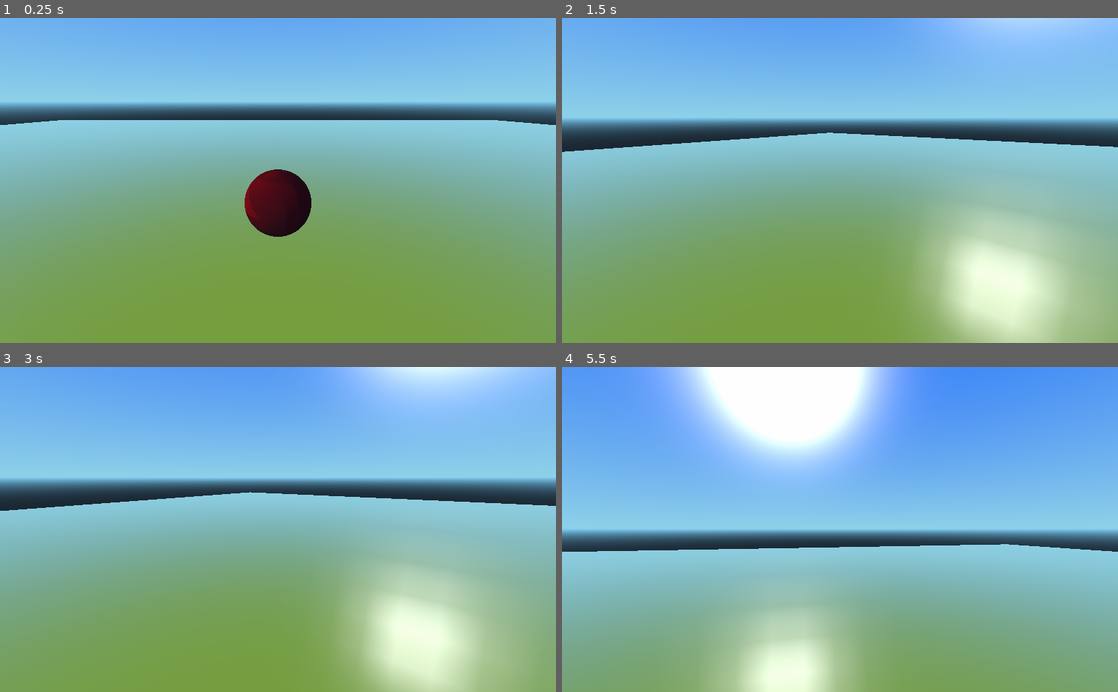
Above: before the commit, frames 1-4 (two rows, left to right).
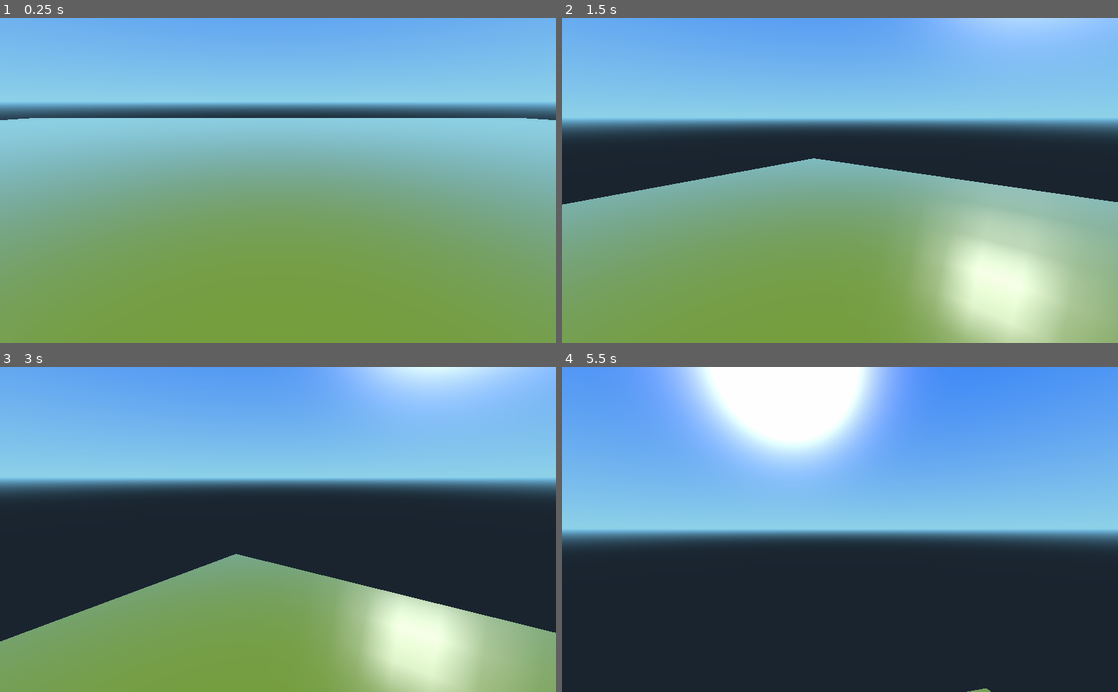
Above: after the commit, the same moments.

Repository: xavierbarbary/SlideShooterFps
Game: Godot game, scene res://Root.tscn
Same seed, same stepped clock (60 frames per second), same inputs: the game is played once before the commit and once after it. The engine's default icon, where the game draws it, is replaced by a stand-in: a white triangle on a blue panel in a dark square.
Inputs (mouse positions are in pixels of both pictures, inside the frame that each line leads up to):
- Up to frame 1 (0.25 s): no input
- Up to frame 2 (1.5 s): tap Enter at 0.5 s; move the mouse to (962, 164) at 0.52 s; hold Right (ui_right) 0.53-1.25 s; hold Space (ui_jump) 0.53-1.25 s; click (962, 164) at 0.67 s; drag from (728, 196) to (812, 245) at 1.27 s
- Up to frame 3 (3 s): move the mouse to (333, 458) at 2.02 s; hold Right (ui_right) 2.03-2.75 s; hold Space (ui_jump) 2.03-2.75 s; click (333, 458) at 2.17 s; drag from (250, 594) to (111, 480) at 2.77 s
- Up to frame 4 (5.5 s): tap Enter at 3.5 s; move the mouse to (1006, 578) at 3.52 s; hold Left (ui_left) 3.53-4.25 s; hold Space (ui_jump) 3.53-4.25 s; click (1006, 578) at 3.67 s; drag from (673, 480) to (756, 448) at 4.27 s; tap Space (ui_jump) at 5 s; move the mouse to (867, 529) at 5.02 s; hold Down (ui_down) from 5.03 s (still down); hold Space (ui_jump) from 5.03 s (still down); click (867, 529) at 5.17 s

The runs differ from the first frame. In frame 1, 2.7% of the frame differs, in the area x 0-100%, y 30-68%; in frame 2, 12%; in frame 3, 29%; in frame 4, 44%, in the area x 0-100%, y 54-100%.
Error before the commit: Invalid set index 'y' (on base: 'Nil') with value of type 'int'. (res://Ball.gd:35)

Commit message:
camera should follow mouse and mouse should be in capture mode

Diff:
--- a/Ball.gd
+++ b/Ball.gd
@@ -32,4 +32,4 @@
 	velocity = set_angular_velocity(velocity)
 
 	if Input.is_action_pressed("ui_jump"):
-		velocity.y = jumpHeight
+		set_axis_velocity(Vector3(0,jumpHeight,0))
--- a/Camera.gd
+++ b/Camera.gd
@@ -10,15 +10,18 @@
 func _ready():
 	# Called when the node is added to the scene for the first time.
 	# Initialization here
+	Input.set_mouse_mode(2)
 	set_current(true)
 	pass
 
+func _physics_process(delta):
+	var player = get_node("../Ball")
+	var cameraPos = player.get_translation()
+	cameraPos.y += 2
+	set_translation(cameraPos)
 
 func _input(event):
 	if event is InputEventMouseMotion:
 		yaw = fmod(yaw - event.relative.x * view_sensitivity, 360)
 		pitch = max(min(pitch - event.relative.y * view_sensitivity, 85), -85)
-		print(deg2rad(pitch))
-		print(deg2rad(yaw))
 		set_rotation(Vector3(deg2rad(pitch), deg2rad(yaw), 0))
-		# camera.set_rotation(Vector3(deg2rad(pitch), deg2rad(yaw), 0))
--- a/Root.tscn
+++ b/Root.tscn
@@ -2,8 +2,8 @@
 
 [ext_resource path="res://Root.gd" type="Script" id=1]
 [ext_resource path="res://Test Room.tscn" type="PackedScene" id=2]
-[ext_resource path="res://Ball.tscn" type="PackedScene" id=3]
-[ext_resource path="res://Camera.gd" type="Script" id=4]
+[ext_resource path="res://Camera.gd" type="Script" id=3]
+[ext_resource path="res://Ball.tscn" type="PackedScene" id=4]
 
 [node name="Root" type="Node" index="0"]
 
@@ -11,13 +11,9 @@
 
 [node name="Test Room" parent="." index="0" instance=ExtResource( 2 )]
 
-[node name="Ball" parent="." index="1" instance=ExtResource( 3 )]
+[node name="Camera" type="Camera" parent="." index="1"]
 
-transform = Transform( 0.999992, 0.00140233, -0.00367346, -0.00141528, 0.999993, -0.00352814, 0.0036685, 0.00353331, 0.999987, 0, 1.26972, 0 )
-
-[node name="Camera" type="Camera" parent="." index="2"]
-
-transform = Transform( -1.62921e-07, 0.319394, -0.947622, 0, 0.947622, 0.319394, 1, 5.20358e-08, -1.54387e-07, -6.42226, 3.90927, 0 )
+transform = Transform( -1.62981e-07, 0.319394, -0.947622, 0, 0.947622, 0.319394, 1, 5.02914e-08, -1.53435e-07, 0.00420699, 4.2697, 0.0105999 )
 keep_aspect = 1
 cull_mask = 1048575
 environment = null
@@ -30,5 +26,9 @@
 size = 1.0
 near = 0.05
 far = 100.0
-script = ExtResource( 4 )
+script = ExtResource( 3 )
 _sections_unfolded = [ "Transform" ]
+
+[node name="Ball" parent="." index="2" instance=ExtResource( 4 )]
+
+transform = Transform( 0.999992, 0.00140233, -0.00367346, -0.00141528, 0.999993, -0.00352814, 0.0036685, 0.00353331, 0.999987, 0, 1.26972, 0 )
Binary file removed: addons/godot-git-control.funabab/fonts/Arial.ttf
Binary file removed: addons/godot-git-control.funabab/fonts/font_awesome.otf
Binary file removed: addons/godot-git-control.funabab/fonts/octicons.ttf
Binary file removed: addons/godot-git-control.funabab/godot-git.png
Binary file removed: addons/godot-git-control.funabab/logo.png
Not shown, removed: addons/godot-git-control.funabab/plugin.cfg
Not shown, removed: addons/godot-git-control.funabab/plugin.gd
Not shown, removed: addons/godot-git-control.funabab/scenes/commit_message_dialog.tscn
Not shown, removed: addons/godot-git-control.funabab/scenes/create_branch_dialog.tscn
Not shown, removed: addons/godot-git-control.funabab/scenes/create_tag_dialog.tscn
Not shown, removed: addons/godot-git-control.funabab/scenes/delete_branch_dialog.tscn
Not shown, removed: addons/godot-git-control.funabab/scenes/git_control_toolbar.tscn
(and 35 more such lines)
